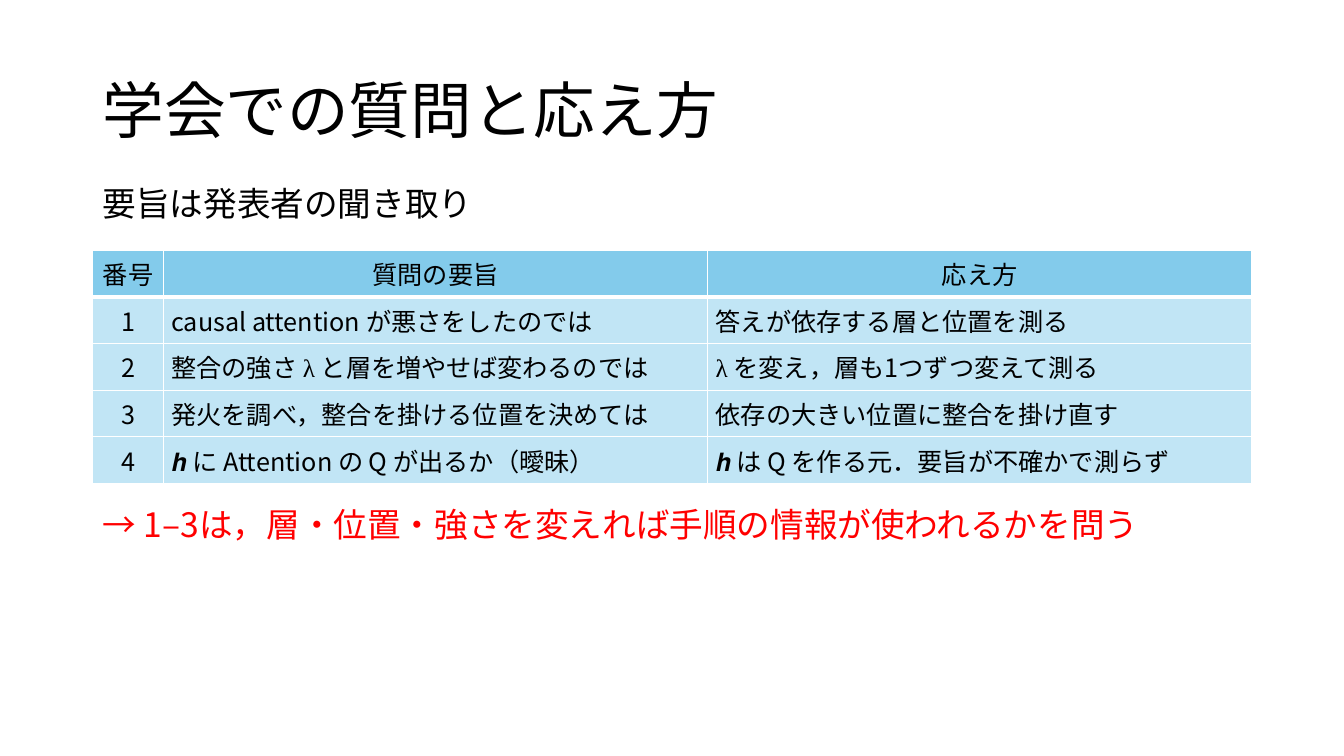
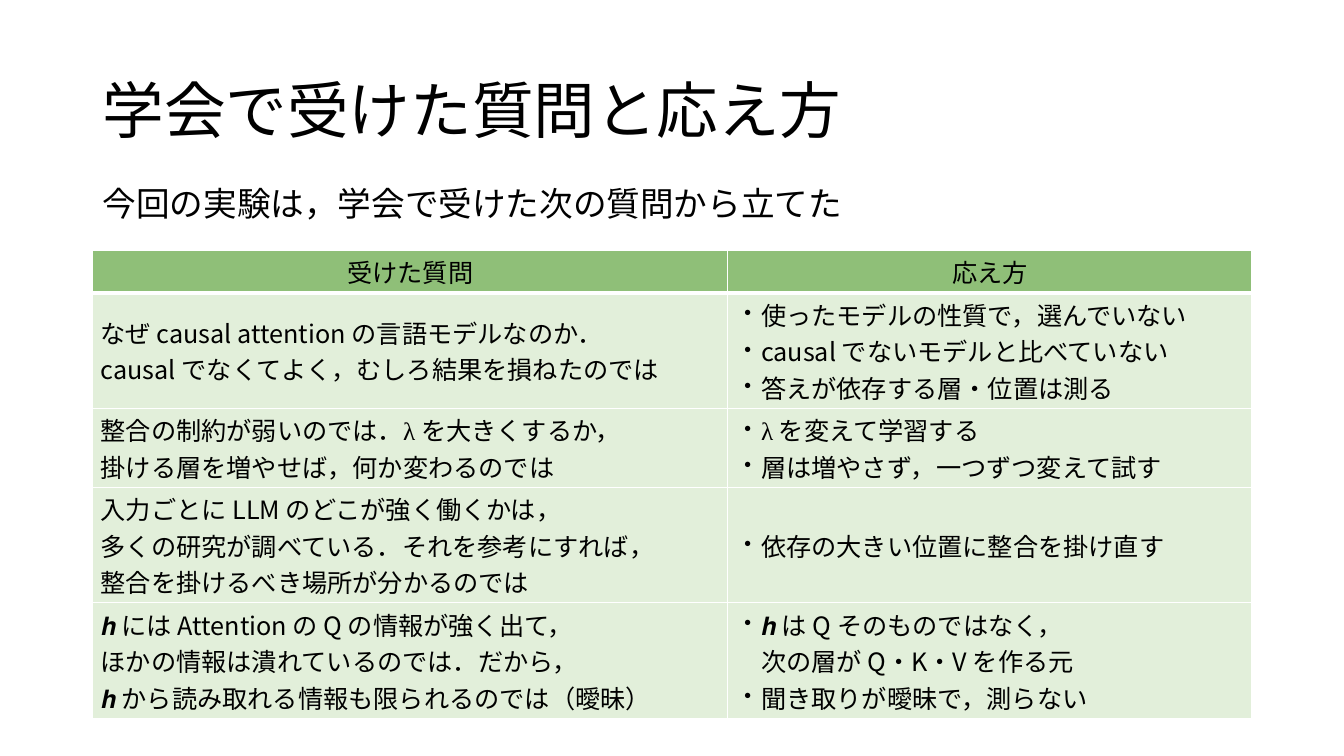
Before and after one commit to tomoking2004/taskalign, a slide deck: slide 3 of presentations/20261127_進捗報告.pptx. Drawn at 1344x756 pixels with LibreOffice and Linux fonts; fonts in the diff are those of the drawing. Boxes give left, top, right and bottom in pixels: in the first picture for what was removed or moved away, otherwise in the second. Text is boxed around its words. In the diff, an @@ line names an element or a change of style, - is before the commit and + after.

```diff
--- a/presentations/20261127_進捗報告.pptx
+++ b/presentations/20261127_進捗報告.pptx
@@ title at [102, 81, 841, 138]: text changed @@
-学会での質問と応え方
+学会で受けた質問と応え方
@@ text at [103, 187, 842, 220]: text changed @@
-要旨は発表者の聞き取り
+今回の実験は，学会で受けた次の質問から立てた
@@ table at [93, 250, 1252, 715] @@
-column 1: 番号 | 1 | 2 | 3 | 4
-column 2: 質問の要旨 | causal attention が悪さをしたのでは | 整合の強さ λ と層を増やせば変わるのでは | 発火を調べ，整合を掛ける位置を決めては | 𝒉 に Attention の Q が出るか（曖昧）
-column 3: 応え方 | 答えが依存する層と位置を測る | λ を変え，層も1つずつ変えて測る | 依存の大きい位置に整合を掛け直す | 𝒉 は Q を作る元．要旨が不確かで測らず
+column 1: 受けた質問 | なぜ causal attention の言語モデルなのか． causal でなくてよく，むしろ結果を損ねたのでは | 整合の制約が弱いのでは．λ を大きくするか， 掛ける層を増やせば，何か変わるのでは | 入力ごとに LLM のどこが強く働くかは， 多くの研究が調べている．それを参考にすれば， 整合を掛けるべき場所が分かるのでは | 𝒉 には Attention の Q の情報が強く出て， ほかの情報は潰れているのでは．だから， 𝒉 から読み取れる情報も限られるのでは（曖昧）
+column 2: 応え方 | 使ったモデルの性質で，選んでいない / causal でないモデルと比べていない / 答えが依存する層・位置は測る | λ を変えて学習する / 層は増やさず，一つずつ変えて試す | 依存の大きい位置に整合を掛け直す | 𝒉 は Q そのものではなく， 次の層が Q・K・V を作る元 / 聞き取りが曖昧で，測らない
@@ text removed at [144, 508, 1138, 541] @@
-→ 1–3は，層・位置・強さを変えれば手順の情報が使われるかを問う
```
Also in this commit, not shown: 5 other slides changed, 5 slides added, 8 slides removed, 2 other files.
